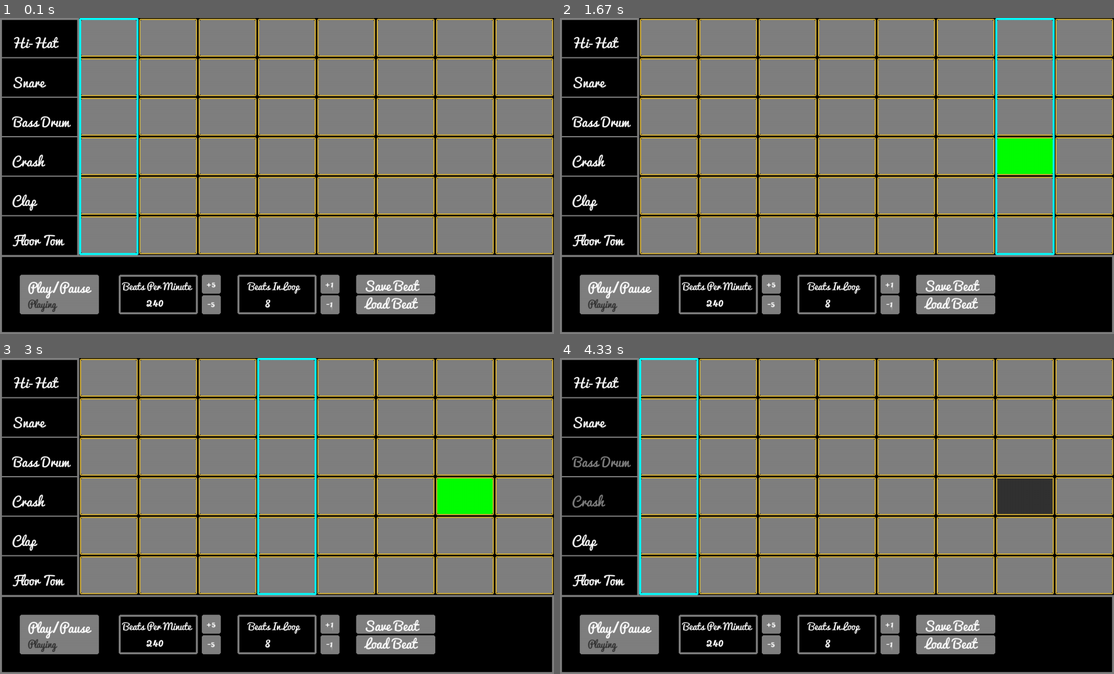
Above: before the commit, frames 1-4 (two rows, left to right).
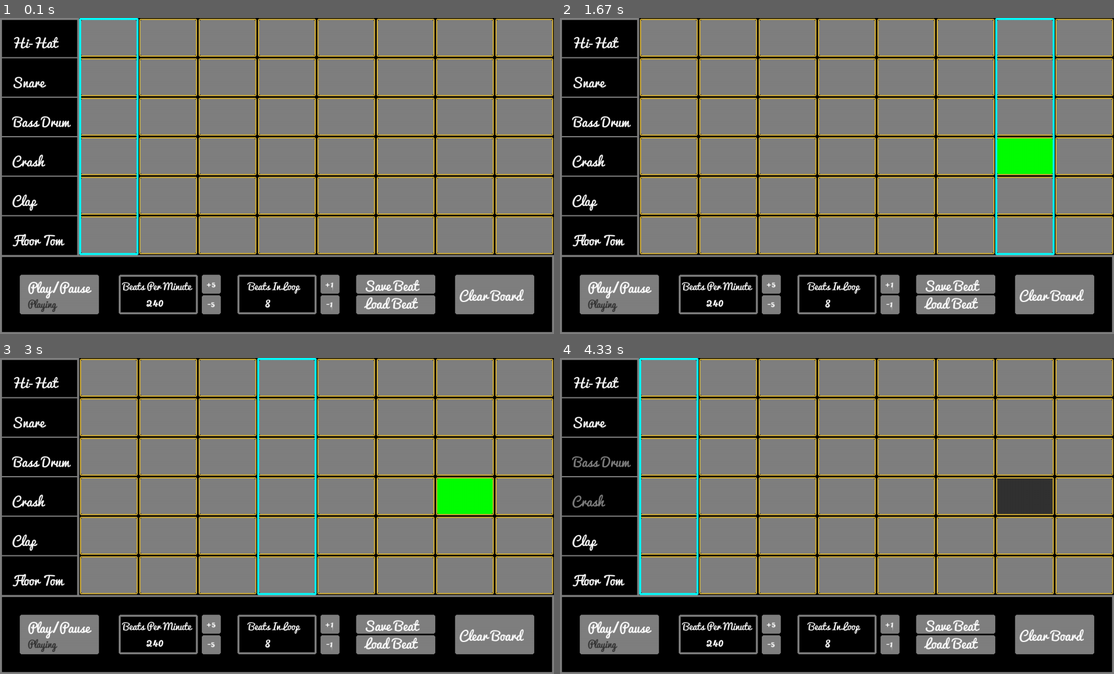
Above: after the commit, the same moments.

Repository: josh-dunaway/pygame-drum-machine
Game: pygame game, started from drum-machine.py
Same seed, same stepped clock (60 frames per second), same inputs: the game is played once before the commit and once after it.
Inputs (mouse positions are in pixels of both pictures, inside the frame that each line leads up to):
- Up to frame 1 (0.1 s): no input
- Up to frame 2 (1.67 s): press the mouse at (1025, 157) at 0.37 s; move the mouse to (842, 141) at 0.47 s; release the mouse at (665, 128) at 0.6 s
- Up to frame 3 (3 s): no input
- Up to frame 4 (4.33 s): click (632, 440) at 3.22 s; click (632, 484) at 3.55 s

The runs differ from the first frame. In frame 1, 1.8% of the frame differs, in the area x 82-97%, y 81-94%; in frame 2, 1.8%; in frame 3, 1.8%; in frame 4, 1.8%.

Commit message:
added 'clear board' button. functionality next

Diff:
--- a/drum-machine.py
+++ b/drum-machine.py
@@ -225,6 +225,11 @@
     load_text = label_font.render('Load Beat', True, white)
     screen.blit(load_text, (920, HEIGHT - 110))
 
+    # clear board rect
+    clear_button = pygame.draw.rect(screen, gray, [1150, HEIGHT - 150, 200, 100], 0, 5)
+    clear_text = label_font.render('Clear Board', True, white)
+    screen.blit(clear_text, (1160, HEIGHT - 130))
+
     if beat_changed:
         play_notes()
         beat_changed = False
